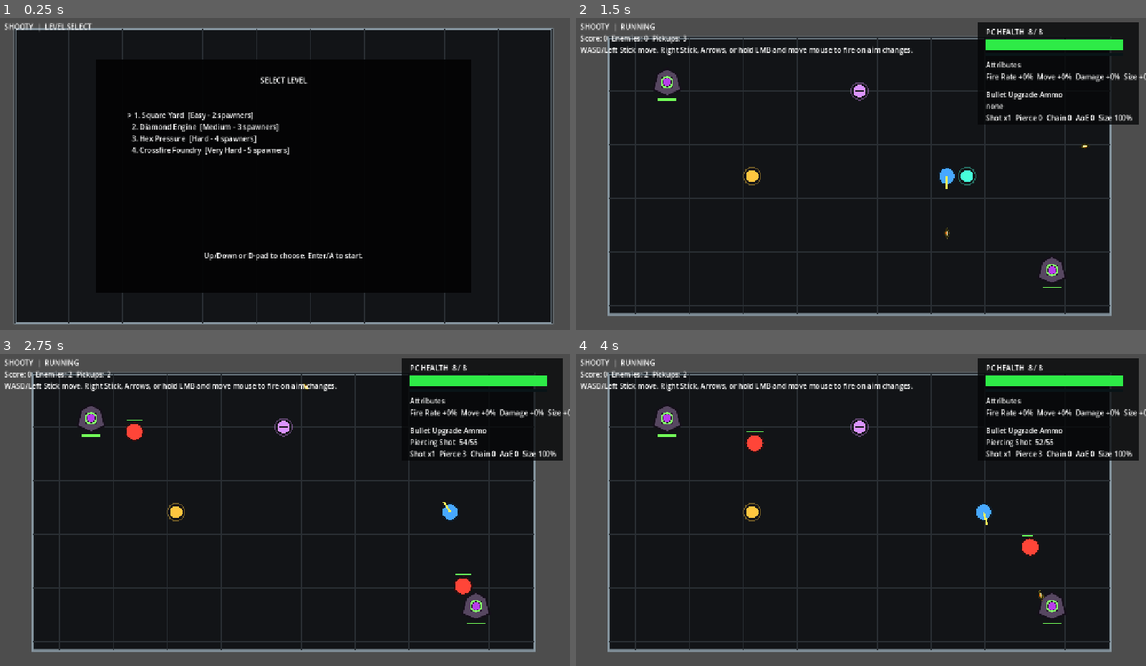
Above: before the commit, frames 1-4 (two rows, left to right).
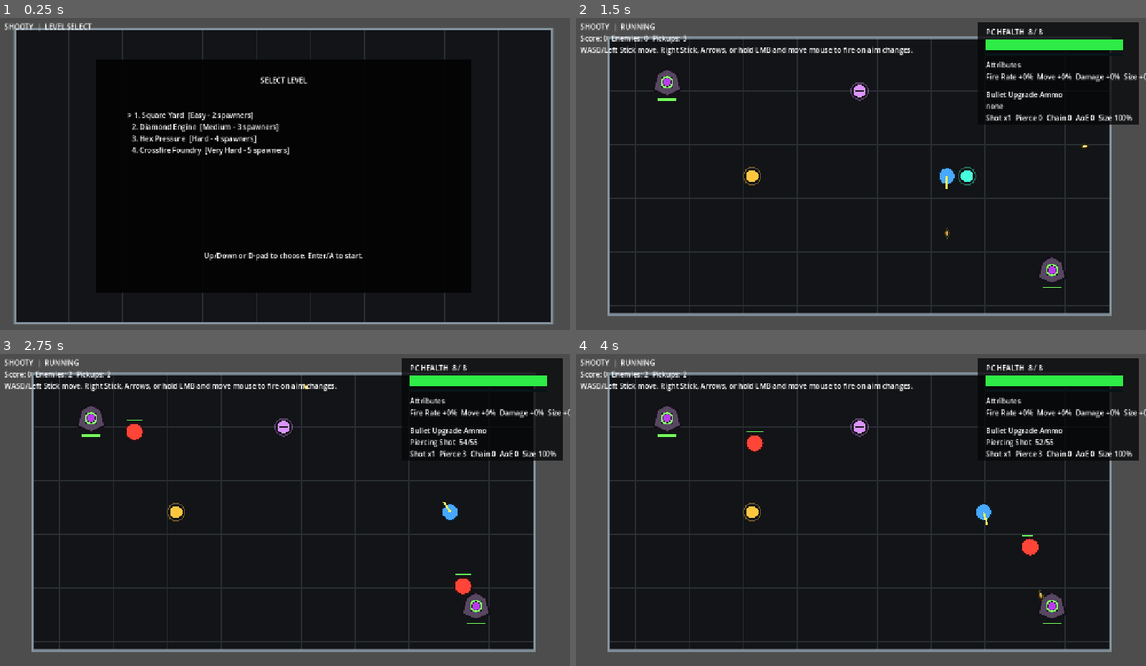
Above: after the commit, the same moments.

Repository: jonzirk76/PAINPOINT
Game: Godot game, scene res://scenes/main.tscn
Same seed, same stepped clock (60 frames per second), same inputs: the game is played once before the commit and once after it.
Inputs (mouse positions are in pixels of both pictures, inside the frame that each line leads up to):
- Up to frame 1 (0.25 s): no input
- Up to frame 2 (1.5 s): tap Enter at 0.5, 1.35 s; move the mouse to (986, 161) at 0.52 s; hold D 0.53-1.28 s; tap R at 0.6 s; click (986, 161) at 0.67 s; tap Space at 0.77 s; move the mouse to (747, 192) at 1.27 s; hold Down from 1.28 s (still down); click (747, 192) at 1.42 s
- Up to frame 3 (2.75 s): tap Space at 1.52 s; move the mouse to (342, 441) at 2.02 s; release Down at 2.03 s; hold D from 2.03 s (still down); tap R at 2.1 s; click (342, 441) at 2.17 s
- Up to frame 4 (4 s): move the mouse to (832, 575) at 2.77 s; release D at 2.78 s; hold Up 2.78-3.53 s; tap Enter at 2.85 s; click (832, 575) at 2.92 s; tap Space at 3.02, 3.77 s; move the mouse to (1032, 559) at 3.52 s; hold A from 3.53 s (still down); tap R at 3.6 s; click (1032, 559) at 3.67 s

The runs differ from the first frame. In frame 1, 0.5% of the frame differs, in the area x 2-97%, y 3-98%; in frame 2, 0.3%; in frame 3, 0.3%; in frame 4, 0.3%.

Commit message:
Fixed bug where level bounds did not block entities

Diff:
--- a/resources/levels/level_03_hexagon.tres
+++ b/resources/levels/level_03_hexagon.tres
@@ -9,7 +9,7 @@
 difficulty_label = "Hard"
 arena_shape = 2
 arena_bounds = Rect2(-630, -350, 1260, 700)
-spawner_positions = Array[Vector2]([Vector2(-470, -220), Vector2(470, -220), Vector2(-470, 220), Vector2(470, 220)])
+spawner_positions = Array[Vector2]([Vector2(-400, -210), Vector2(400, -210), Vector2(-400, 210), Vector2(400, 210)])
 max_active_enemies = 20
 spawner_health = 22
 spawner_radius = 35.0
--- /dev/null
+++ b/scripts/arena/arena_geometry.gd
@@ -0,0 +1,117 @@
+extends RefCounted
+class_name ArenaGeometry
+
+const SHAPE_RECTANGLE := 0
+const SHAPE_DIAMOND := 1
+const SHAPE_HEXAGON := 2
+const SHAPE_CROSS := 3
+const EDGE_EPSILON := 0.001
+
+
+static func build_polygon(arena_bounds: Rect2, arena_shape: int) -> PackedVector2Array:
+	var center := arena_bounds.get_center()
+	var half := arena_bounds.size * 0.5
+	match arena_shape:
+		SHAPE_DIAMOND:
+			return PackedVector2Array([
+				center + Vector2(0.0, -half.y),
+				center + Vector2(half.x, 0.0),
+				center + Vector2(0.0, half.y),
+				center + Vector2(-half.x, 0.0)
+			])
+		SHAPE_HEXAGON:
+			return PackedVector2Array([
+				center + Vector2(-half.x * 0.52, -half.y),
+				center + Vector2(half.x * 0.52, -half.y),
+				center + Vector2(half.x, 0.0),
+				center + Vector2(half.x * 0.52, half.y),
+				center + Vector2(-half.x * 0.52, half.y),
+				center + Vector2(-half.x, 0.0)
+			])
+		SHAPE_CROSS:
+			var arm_x := half.x * 0.34
+			var arm_y := half.y * 0.34
+			return PackedVector2Array([
+				center + Vector2(-arm_x, -half.y),
+				center + Vector2(arm_x, -half.y),
+				center + Vector2(arm_x, -arm_y),
+				center + Vector2(half.x, -arm_y),
+				center + Vector2(half.x, arm_y),
+				center + Vector2(arm_x, arm_y),
+				center + Vector2(arm_x, half.y),
+				center + Vector2(-arm_x, half.y),
+				center + Vector2(-arm_x, arm_y),
+				center + Vector2(-half.x, arm_y),
+				center + Vector2(-half.x, -arm_y),
+				center + Vector2(-arm_x, -arm_y)
+			])
+	return PackedVector2Array([
+		arena_bounds.position,
+		arena_bounds.position + Vector2(arena_bounds.size.x, 0.0),
+		arena_bounds.position + arena_bounds.size,
+		arena_bounds.position + Vector2(0.0, arena_bounds.size.y)
+	])
+
+
+static func contains_point(point: Vector2, arena_bounds: Rect2, arena_shape: int) -> bool:
+	return is_point_in_polygon(point, build_polygon(arena_bounds, arena_shape))
+
+
+static func constrain_point(point: Vector2, arena_bounds: Rect2, arena_shape: int) -> Vector2:
+	var polygon := build_polygon(arena_bounds, arena_shape)
+	if is_point_in_polygon(point, polygon):
+		return point
+	return get_closest_point_on_polygon(point, polygon)
+
+
+static func is_point_in_polygon(point: Vector2, polygon: PackedVector2Array) -> bool:
+	var count := polygon.size()
+	if count < 3:
+		return true
+	var inside := false
+	var previous_index := count - 1
+	for index in range(count):
+		var start := polygon[index]
+		var end := polygon[previous_index]
+		if _is_point_on_segment(point, start, end):
+			return true
+		var crosses_y: bool = (start.y > point.y) != (end.y > point.y)
+		if crosses_y:
+			var intersect_x: float = ((end.x - start.x) * (point.y - start.y) / (end.y - start.y)) + start.x
+			if point.x < intersect_x:
+				inside = not inside
+		previous_index = index
+	return inside
+
+
+static func get_closest_point_on_polygon(point: Vector2, polygon: PackedVector2Array) -> Vector2:
+	if polygon.is_empty():
+		return point
+	var closest := polygon[0]
+	var closest_distance := INF
+	for index in range(polygon.size()):
+		var next_index := (index + 1) % polygon.size()
+		var candidate := _closest_point_on_segment(point, polygon[index], polygon[next_index])
+		var distance := point.distance_squared_to(candidate)
+		if distance < closest_distance:
+			closest = candidate
+			closest_distance = distance
+	return closest
+
+
+static func _closest_point_on_segment(point: Vector2, start: Vector2, end: Vector2) -> Vector2:
+	var segment := end - start
+	var length_squared := segment.length_squared()
+	if length_squared <= EDGE_EPSILON:
+		return start
+	var t: float = clamp((point - start).dot(segment) / length_squared, 0.0, 1.0)
+	return start + segment * t
+
+
+static func _is_point_on_segment(point: Vector2, start: Vector2, end: Vector2) -> bool:
+	var segment := end - start
+	var to_point := point - start
+	if abs(segment.cross(to_point)) > EDGE_EPSILON:
+		return false
+	var dot := to_point.dot(segment)
+	return dot >= -EDGE_EPSILON and dot <= segment.length_squared() + EDGE_EPSILON
--- a/scripts/arena/arena_view.gd
+++ b/scripts/arena/arena_view.gd
@@ -17,64 +17,81 @@
 func _draw() -> void:
 	var polygon := _get_arena_polygon()
 	draw_colored_polygon(polygon, Color(0.07, 0.08, 0.09))
+	_draw_clipped_grid(polygon)
 	draw_polyline(_closed_points(polygon), Color(0.52, 0.58, 0.62), 4.0, true)
+
+
+func _draw_clipped_grid(polygon: PackedVector2Array) -> void:
 	var left := arena_bounds.position.x
 	var right := arena_bounds.position.x + arena_bounds.size.x
 	var top := arena_bounds.position.y
 	var bottom := arena_bounds.position.y + arena_bounds.size.y
+	var grid_color := Color(0.16, 0.18, 0.2)
 	var x := left
 	while x <= right:
-		draw_line(Vector2(x, top), Vector2(x, bottom), Color(0.16, 0.18, 0.2), 1.0)
+		_draw_clipped_vertical_line(x, polygon, grid_color)
 		x += grid_size
 	var y := top
 	while y <= bottom:
-		draw_line(Vector2(left, y), Vector2(right, y), Color(0.16, 0.18, 0.2), 1.0)
+		_draw_clipped_horizontal_line(y, polygon, grid_color)
 		y += grid_size
 
 
 func _get_arena_polygon() -> PackedVector2Array:
-	var center := arena_bounds.get_center()
-	var half := arena_bounds.size * 0.5
-	match arena_shape:
-		1:
-			return PackedVector2Array([
-				center + Vector2(0.0, -half.y),
-				center + Vector2(half.x, 0.0),
-				center + Vector2(0.0, half.y),
-				center + Vector2(-half.x, 0.0)
-			])
-		2:
-			return PackedVector2Array([
-				center + Vector2(-half.x * 0.52, -half.y),
-				center + Vector2(half.x * 0.52, -half.y),
-				center + Vector2(half.x, 0.0),
-				center + Vector2(half.x * 0.52, half.y),
-				center + Vector2(-half.x * 0.52, half.y),
-				center + Vector2(-half.x, 0.0)
-			])
-		3:
-			var arm_x := half.x * 0.34
-			var arm_y := half.y * 0.34
-			return PackedVector2Array([
-				center + Vector2(-arm_x, -half.y),
-				center + Vector2(arm_x, -half.y),
-				center + Vector2(arm_x, -arm_y),
-				center + Vector2(half.x, -arm_y),
-				center + Vector2(half.x, arm_y),
-				center + Vector2(arm_x, arm_y),
-				center + Vector2(arm_x, half.y),
-				center + Vector2(-arm_x, half.y),
-				center + Vector2(-arm_x, arm_y),
-				center + Vector2(-half.x, arm_y),
-				center + Vector2(-half.x, -arm_y),
-				center + Vector2(-arm_x, -arm_y)
-			])
-	return PackedVector2Array([
-		arena_bounds.position,
-		arena_bounds.position + Vector2(arena_bounds.size.x, 0.0),
-		arena_bounds.position + arena_bounds.size,
-		arena_bounds.position + Vector2(0.0, arena_bounds.size.y)
-	])
+	return ArenaGeometry.build_polygon(arena_bounds, arena_shape)
+
+
+func _draw_clipped_vertical_line(x: float, polygon: PackedVector2Array, color: Color) -> void:
+	var intersections: Array[float] = []
+	for index in range(polygon.size()):
+		var start := polygon[index]
+		var end := polygon[(index + 1) % polygon.size()]
+		if abs(end.x - start.x) <= 0.001:
+			continue
+		if x < min(start.x, end.x) or x > max(start.x, end.x):
+			continue
+		var t: float = clamp((x - start.x) / (end.x - start.x), 0.0, 1.0)
+		intersections.append(lerp(start.y, end.y, t))
+	_draw_intersection_segments(intersections, true, x, color)
+
+
+func _draw_clipped_horizontal_line(y: float, polygon: PackedVector2Array, color: Color) -> void:
+	var intersections: Array[float] = []
+	for index in range(polygon.size()):
+		var start := polygon[index]
+		var end := polygon[(index + 1) % polygon.size()]
+		if abs(end.y - start.y) <= 0.001:
+			continue
+		if y < min(start.y, end.y) or y > max(start.y, end.y):
+			continue
+		var t: float = clamp((y - start.y) / (end.y - start.y), 0.0, 1.0)
+		intersections.append(lerp(start.x, end.x, t))
+	_draw_intersection_segments(intersections, false, y, color)
+
+
+func _draw_intersection_segments(intersections: Array[float], vertical: bool, fixed_axis: float, color: Color) -> void:
+	var values := _dedupe_sorted_values(intersections)
+	if values.size() < 2:
+		return
+	for index in range(values.size() - 1):
+		var start_value: float = values[index]
+		var end_value: float = values[index + 1]
+		var midpoint_value := (start_value + end_value) * 0.5
+		var midpoint := Vector2(fixed_axis, midpoint_value) if vertical else Vector2(midpoint_value, fixed_axis)
+		if not ArenaGeometry.is_point_in_polygon(midpoint, _get_arena_polygon()):
+			continue
+		var start_point := Vector2(fixed_axis, start_value) if vertical else Vector2(start_value, fixed_axis)
+		var end_point := Vector2(fixed_axis, end_value) if vertical else Vector2(end_value, fixed_axis)
+		draw_line(start_point, end_point, color, 1.0)
+
+
+func _dedupe_sorted_values(values: Array[float]) -> Array[float]:
+	values.sort()
+	var deduped: Array[float] = []
+	for value in values:
+		if deduped.is_empty() or abs(value - deduped[deduped.size() - 1]) > 0.5:
+			deduped.append(value)
+	return deduped
 
 
 func _closed_points(points: PackedVector2Array) -> PackedVector2Array:
--- a/scripts/entities/enemy_entity.gd
+++ b/scripts/entities/enemy_entity.gd
@@ -12,6 +12,8 @@
 @export var contact_cooldown: float = 0.75
 @export var score_value: int = 10
 @export var body_radius: float = 18.0
+@export var arena_bounds: Rect2 = Rect2(Vector2(-600.0, -330.0), Vector2(1200.0, 660.0))
+@export var arena_shape: int = 0
 
 var health: int = max_health
 var target_position: Vector2 = Vector2.ZERO
@@ -52,6 +54,7 @@
 		velocity = _knockback_velocity
 		_knockback_velocity = _knockback_velocity.move_toward(Vector2.ZERO, 420.0 * delta)
 		move_and_slide()
+		global_position = ArenaGeometry.constrain_point(global_position, arena_bounds, arena_shape)
 		queue_redraw()
 		if _death_elapsed >= _death_duration:
 			death_animation_finished.emit(self)
@@ -65,12 +68,19 @@
 	velocity = chase_velocity + _knockback_velocity
 	_knockback_velocity = _knockback_velocity.move_toward(Vector2.ZERO, 520.0 * delta)
 	move_and_slide()
+	global_position = ArenaGeometry.constrain_point(global_position, arena_bounds, arena_shape)
 	if _hit_flash_remaining > 0.0 or _knockback_velocity.length_squared() > 1.0:
 		queue_redraw()
 
 
 func set_target_position(position: Vector2) -> void:
 	target_position = position
+
+
+func set_arena_definition(bounds: Rect2, shape: int) -> void:
+	arena_bounds = bounds
+	arena_shape = shape
+	global_position = ArenaGeometry.constrain_point(global_position, arena_bounds, arena_shape)
 
 
 func take_damage(packet) -> void:
--- a/scripts/entities/explosion_effect.gd
+++ b/scripts/entities/explosion_effect.gd
@@ -9,9 +9,11 @@
 var _age: float = 0.0
 
 
-func initialize(spawn_position: Vector2, effect_radius: float) -> void:
+func initialize(spawn_position: Vector2, effect_radius: float, effect_lifetime: float = -1.0) -> void:
 	global_position = spawn_position
 	radius = effect_radius
+	if effect_lifetime > 0.0:
+		lifetime_seconds = effect_lifetime
 	queue_redraw()
 
 
@@ -27,6 +29,12 @@
 func _draw() -> void:
 	var progress: float = clamp(_age / lifetime_seconds, 0.0, 1.0)
 	var alpha: float = 1.0 - progress
-	draw_circle(Vector2.ZERO, radius * (0.35 + progress * 0.65), Color(1.0, 0.22, 0.04, alpha * 0.28))
-	draw_arc(Vector2.ZERO, radius * (0.45 + progress * 0.55), 0.0, TAU, 40, Color(1.0, 0.8, 0.15, alpha), 5.0)
-	draw_arc(Vector2.ZERO, radius * (0.2 + progress * 0.35), 0.0, TAU, 32, Color(1.0, 1.0, 0.8, alpha), 3.0)
+	draw_circle(Vector2.ZERO, radius * (0.24 + progress * 0.76), Color(1.0, 0.22, 0.04, alpha * 0.28))
+	draw_circle(Vector2.ZERO, radius * (0.1 + progress * 0.22), Color(1.0, 0.95, 0.72, alpha * 0.72))
+	draw_arc(Vector2.ZERO, radius * (0.45 + progress * 0.55), 0.0, TAU, 48, Color(1.0, 0.8, 0.15, alpha), 6.0)
+	draw_arc(Vector2.ZERO, radius * (0.2 + progress * 0.35), 0.0, TAU, 36, Color(1.0, 1.0, 0.8, alpha), 3.5)
+	for index in range(12):
+		var direction := Vector2.RIGHT.rotated(TAU * float(index) / 12.0)
+		var start := direction * radius * (0.08 + progress * 0.12)
+		var end := direction * radius * (0.42 + progress * 0.7)
+		draw_line(start, end, Color(1.0, 0.58, 0.08, alpha * 0.9), 2.0 + alpha * 4.0)
--- a/scripts/entities/player_entity.gd
+++ b/scripts/entities/player_entity.gd
@@ -8,6 +8,7 @@
 @export var max_health: int = 8
 @export var body_radius: float = 17.0
 @export var arena_bounds: Rect2 = Rect2(Vector2(-600.0, -330.0), Vector2(1200.0, 660.0))
+@export var arena_shape: int = 0
 
 var health: int = max_health
 var move_vector: Vector2 = Vector2.ZERO
@@ -46,7 +47,7 @@
 		return
 	velocity = move_vector * speed
 	move_and_slide()
-	global_position = global_position.clamp(arena_bounds.position, arena_bounds.position + arena_bounds.size)
+	global_position = ArenaGeometry.constrain_point(global_position, arena_bounds, arena_shape)
 
 
 func set_move_vector(vector: Vector2) -> void:
@@ -66,10 +67,18 @@
 
 func set_arena_bounds(bounds: Rect2) -> void:
 	arena_bounds = bounds
+	global_position = ArenaGeometry.constrain_point(global_position, arena_bounds, arena_shape)
+
+
+func set_arena_definition(bounds: Rect2, shape: int) -> void:
+	arena_bounds = bounds
+	arena_shape = shape
+	global_position = ArenaGeometry.constrain_point(global_position, arena_bounds, arena_shape)
 
 
 func get_fire_origin() -> Vector2:
-	return global_position + aim_direction * (body_radius + 8.0)
+	var desired_origin := global_position + aim_direction * (body_radius + 8.0)
+	return ArenaGeometry.constrain_point(desired_origin, arena_bounds, arena_shape)
 
 
 func take_damage(amount: int) -> void:
--- a/scripts/entities/projectile_entity.gd
+++ b/scripts/entities/projectile_entity.gd
@@ -7,6 +7,8 @@
 @export var speed: float = 560.0
 @export var lifetime_seconds: float = 1.2
 @export var body_radius: float = 6.0
+@export var arena_bounds: Rect2 = Rect2(Vector2(-600.0, -330.0), Vector2(1200.0, 660.0))
+@export var arena_shape: int = 0
 
 var direction: Vector2 = Vector2.RIGHT
 var damage_packet = null
@@ -58,6 +60,9 @@
 	var next_position := global_position + direction * speed * delta
 	global_position = next_position
 	_check_swept_hit(previous_position, next_position)
+	if not _is_expired and not ArenaGeometry.contains_point(global_position, arena_bounds, arena_shape):
+		expire()
+		return
 	_update_growth(delta)
 	queue_redraw()
 	if _age >= lifetime_seconds:
@@ -66,6 +71,11 @@
 
 func _on_body_entered(body: Node) -> void:
 	_handle_target_hit(body)
+
+
+func set_arena_definition(bounds: Rect2, shape: int) -> void:
+	arena_bounds = bounds
+	arena_shape = shape
 
 
 func _handle_target_hit(body: Node) -> void:
--- a/scripts/managers/effects_manager.gd
+++ b/scripts/managers/effects_manager.gd
@@ -39,7 +39,7 @@
 	_effects.append(effect)
 
 
-func play_explosion(spawn_position: Vector2, radius: float) -> void:
+func play_explosion(spawn_position: Vector2, radius: float, lifetime: float = -1.0) -> void:
 	if not enabled:
 		return
 	_trim_effects()
@@ -48,9 +48,13 @@
 		_effect_layer.add_child(effect)
 	else:
 		add_child(effect)
-	effect.initialize(spawn_position, radius)
+	effect.initialize(spawn_position, radius, lifetime)
 	effect.expired.connect(_on_effect_expired)
 	_effects.append(effect)
+
+
+func play_spawner_explosion(spawn_position: Vector2, radius: float) -> void:
+	play_explosion(spawn_position, radius, 0.55)
 
 
 func _on_effect_expired(effect) -> void:
--- a/scripts/managers/enemy_manager.gd
+++ b/scripts/managers/enemy_manager.gd
@@ -14,6 +14,8 @@
 var _player_ref_provider: Callable
 var _enemies: Array = []
 var _contact_timers: Dictionary = {}
+var _arena_bounds: Rect2 = Rect2(Vector2(-600.0, -330.0), Vector2(1200.0, 660.0))
+var _arena_shape: int = 0
 
 
 func initialize(context: Dictionary) -> void:
@@ -33,6 +35,16 @@
 
 func set_enabled(value: bool) -> void:
 	enabled = value
+
+
+func set_arena_definition(level_definition) -> void:
+	if level_definition == null:
+		return
+	_arena_bounds = level_definition.arena_bounds
+	_arena_shape = int(level_definition.arena_shape)
+	for enemy in _enemies:
+		if is_instance_valid(enemy):
+			enemy.set_arena_definition(_arena_bounds, _arena_shape)
 
 
 func _physics_process(delta: float) -> void:
@@ -60,7 +72,8 @@
 	var enemy = enemy_scene.instantiate()
 	var selected_profile = profile if profile != null else default_enemy_profile
 	enemy.initialize(selected_profile)
-	enemy.global_position = spawn_position
+	enemy.global_position = ArenaGeometry.constrain_point(spawn_position, _arena_bounds, _arena_shape)
+	enemy.set_arena_definition(_arena_bounds, _arena_shape)
 	if _enemy_layer != null:
 		_enemy_layer.add_child(enemy)
 	else:
--- a/scripts/managers/player_manager.gd
+++ b/scripts/managers/player_manager.gd
@@ -20,6 +20,7 @@
 var _damage_cooldown_remaining: float = 0.0
 var _last_invulnerability_remaining: float = -1.0
 var _arena_bounds: Rect2 = Rect2(Vector2(-600.0, -330.0), Vector2(1200.0, 660.0))
+var _arena_shape: int = 0
 
 
 func initialize(context: Dictionary) -> void:
@@ -31,7 +32,7 @@
 		player.queue_free()
 	player = player_scene.instantiate()
 	player.global_position = spawn_position
-	player.arena_bounds = _arena_bounds
+	player.set_arena_definition(_arena_bounds, _arena_shape)
 	if _player_layer != null:
 		_player_layer.add_child(player)
 	else:
@@ -111,7 +112,16 @@
 func set_arena_bounds(bounds: Rect2) -> void:
 	_arena_bounds = bounds
 	if _has_player():
-		player.set_arena_bounds(bounds)
+		player.set_arena_definition(_arena_bounds, _arena_shape)
+
+
+func set_arena_definition(level_definition) -> void:
+	if level_definition == null:
+		return
+	_arena_bounds = level_definition.arena_bounds
+	_arena_shape = int(level_definition.arena_shape)
+	if _has_player():
+		player.set_arena_definition(_arena_bounds, _arena_shape)
 
 
 func get_player_position() -> Vector2:
--- a/scripts/managers/projectile_manager.gd
+++ b/scripts/managers/projectile_manager.gd
@@ -15,6 +15,8 @@
 var enabled: bool = false
 var _projectile_layer: Node = null
 var _projectiles: Array = []
+var _arena_bounds: Rect2 = Rect2(Vector2(-600.0, -330.0), Vector2(1200.0, 660.0))
+var _arena_shape: int = 0
 
 
 func initialize(context: Dictionary) -> void:
@@ -30,6 +32,16 @@
 
 func set_enabled(value: bool) -> void:
 	enabled = value
+
+
+func set_arena_definition(level_definition) -> void:
+	if level_definition == null:
+		return
+	_arena_bounds = level_definition.arena_bounds
+	_arena_shape = int(level_definition.arena_shape)
+	for projectile in _projectiles:
+		if is_instance_valid(projectile):
+			projectile.set_arena_definition(_arena_bounds, _arena_shape)
 
 
 func fire(origin: Vector2, direction: Vector2, modifiers: Dictionary) -> void:
@@ -55,6 +67,7 @@
 			_projectile_layer.add_child(projectile)
 		else:
 			add_child(projectile)
+		projectile.set_arena_definition(_arena_bounds, _arena_shape)
 		projectile.initialize(origin, shot_direction, packet, base_projectile_speed)
 		projectile.hit_detected.connect(_on_projectile_hit)
 		projectile.expired.connect(_on_projectile_expired)
--- a/scripts/managers/spawner_manager.gd
+++ b/scripts/managers/spawner_manager.gd
@@ -17,6 +17,8 @@
 var _spawners: Array = []
 var _current_enemy_count: int = 0
 var _level_definition = null
+var _arena_bounds: Rect2 = Rect2(Vector2(-600.0, -330.0), Vector2(1200.0, 660.0))
+var _arena_shape: int = 0
 
 
 func initialize(context: Dictionary) -> void:
@@ -25,6 +27,7 @@
 
 func reset_run(level_definition = null) -> void:
 	_level_definition = level_definition
+	set_arena_definition(level_definition)
 	clear_spawners()
 	var positions: Array[Vector2] = _get_spawner_positions()
 	max_active_enemies = _get_max_active_enemies()
@@ -52,9 +55,16 @@
 	_current_enemy_count = count
 
 
+func set_arena_definition(level_definition) -> void:
+	if level_definition == null:
+		return
+	_arena_bounds = level_definition.arena_bounds
+	_arena_shape = int(level_definition.arena_shape)
+
+
 func _spawn_spawner(spawn_position: Vector2, warmup: float) -> void:
 	var spawner = spawner_scene.instantiate()
-	spawner.global_position = spawn_position
+	spawner.global_position = ArenaGeometry.constrain_point(spawn_position, _arena_bounds, _arena_shape)
 	spawner.warmup_seconds = warmup
 	spawner.initialize(_get_spawner_health(), _get_spawn_interval(), _get_spawner_radius())
 	spawner.spawn_ready.connect(_on_spawner_spawn_ready)
--- a/scripts/orchestrators/game_orchestrator.gd
+++ b/scripts/orchestrators/game_orchestrator.gd
@@ -138,7 +138,10 @@
 		combat_panel.visible = true
 	if arena_view != null:
 		arena_view.configure(level_definition)
-	player_manager.set_arena_bounds(level_definition.arena_bounds)
+	player_manager.set_arena_definition(level_definition)
+	projectile_manager.set_arena_definition(level_definition)
+	enemy_manager.set_arena_definition(level_definition)
+	spawner_manager.set_arena_definition(level_definition)
 	projectile_manager.reset_run()
 	enemy_manager.reset_run()
 	spawner_manager.reset_run(level_definition)
@@ -268,6 +271,9 @@
 
 
 func _on_spawner_destroyed(_spawner, score_value: int) -> void:
+	if _spawner != null and is_instance_valid(_spawner):
+		var explosion_radius: float = max(float(_spawner.body_radius) * 4.8, 150.0)
+		effects_manager.play_spawner_explosion(_spawner.global_position, explosion_radius)
 	_score += score_value
 	_update_hud()
 	_check_level_clear()
--- a/tests/smoke_tests.gd
+++ b/tests/smoke_tests.gd
@@ -18,6 +18,7 @@
 ]
 
 const SCRIPT_PATHS := [
+	"res://scripts/arena/arena_geometry.gd",
 	"res://scripts/arena/arena_view.gd",
 	"res://scripts/entities/player_entity.gd",
 	"res://scripts/entities/enemy_entity.gd",
@@ -57,6 +58,7 @@
 	_test_presentation_settings(failures)
 	_test_scripts_instantiate(failures)
 	_test_level_resources(failures)
+	_test_arena_geometry_boundaries(failures)
 	_test_scene_loads(failures)
 	_test_aim_change_logic(failures)
 	_test_restart_signal(failures)
@@ -64,6 +66,7 @@
 	_test_projectile_knockback_packet(failures)
 	_test_damageable_spawner(failures)
 	_test_projectile_hits_spawner(failures)
+	_test_spawner_explosion_effect(failures)
 
 	if failures.is_empty():
 		print("Smoke tests passed.")
@@ -169,7 +172,27 @@
 			failures.append("Level has no spawners: %s" % path)
 		if level.spawner_positions.size() < previous_spawner_count:
 			failures.append("Levels should be ordered by general difficulty/spawner count: %s" % path)
+		for spawner_position in level.spawner_positions:
+			if not ArenaGeometry.contains_point(spawner_position, level.arena_bounds, int(level.arena_shape)):
+				failures.append("Level spawner position is outside the playable arena shape: %s" % path)
 		previous_spawner_count = level.spawner_positions.size()
+
+
+func _test_arena_geometry_boundaries(failures: Array[String]) -> void:
+	var diamond_bounds := Rect2(Vector2(-600.0, -330.0), Vector2(1200.0, 660.0))
+	var diamond_outside := Vector2(560.0, 280.0)
+	if ArenaGeometry.contains_point(diamond_outside, diamond_bounds, 1):
+		failures.append("Diamond arena should reject points outside the diamond but inside the bounds rectangle.")
+	var diamond_constrained := ArenaGeometry.constrain_point(diamond_outside, diamond_bounds, 1)
+	if not ArenaGeometry.contains_point(diamond_constrained, diamond_bounds, 1):
+		failures.append("Diamond arena did not constrain outside points back inside the polygon.")
+	var cross_bounds := Rect2(Vector2(-660.0, -360.0), Vector2(1320.0, 720.0))
+	var cross_cutout := Vector2(520.0, 300.0)
+	if ArenaGeometry.contains_point(cross_cutout, cross_bounds, 3):
+		failures.append("Cross arena should reject points in the cut-out corners.")
+	var cross_constrained := ArenaGeometry.constrain_point(cross_cutout, cross_bounds, 3)
+	if not ArenaGeometry.contains_point(cross_constrained, cross_bounds, 3):
+		failures.append("Cross arena did not constrain cut-out corner points back inside the polygon.")
 
 
 func _test_aim_change_logic(failures: Array[String]) -> void:
@@ -307,3 +330,25 @@
 		projectile.free()
 	if is_instance_valid(spawner):
 		spawner.free()
+
+
+func _test_spawner_explosion_effect(failures: Array[String]) -> void:
+	var effect_layer := Node2D.new()
+	var manager = load("res://scripts/managers/effects_manager.gd").new()
+	root.add_child(effect_layer)
+	root.add_child(manager)
+	manager.initialize({
+		"effect_layer": effect_layer
+	})
+	manager.set_enabled(true)
+	manager.play_spawner_explosion(Vector2.ZERO, 180.0)
+	if effect_layer.get_child_count() != 1:
+		failures.append("Spawner explosion did not create a visible effect.")
+	else:
+		var effect = effect_layer.get_child(0)
+		if effect.radius < 180.0:
+			failures.append("Spawner explosion effect radius was not large enough.")
+		if effect.lifetime_seconds < 0.5:
+			failures.append("Spawner explosion effect should last long enough to read as a death animation.")
+	manager.free()
+	effect_layer.free()
Not shown, added: scripts/arena/arena_geometry.gd.uid
